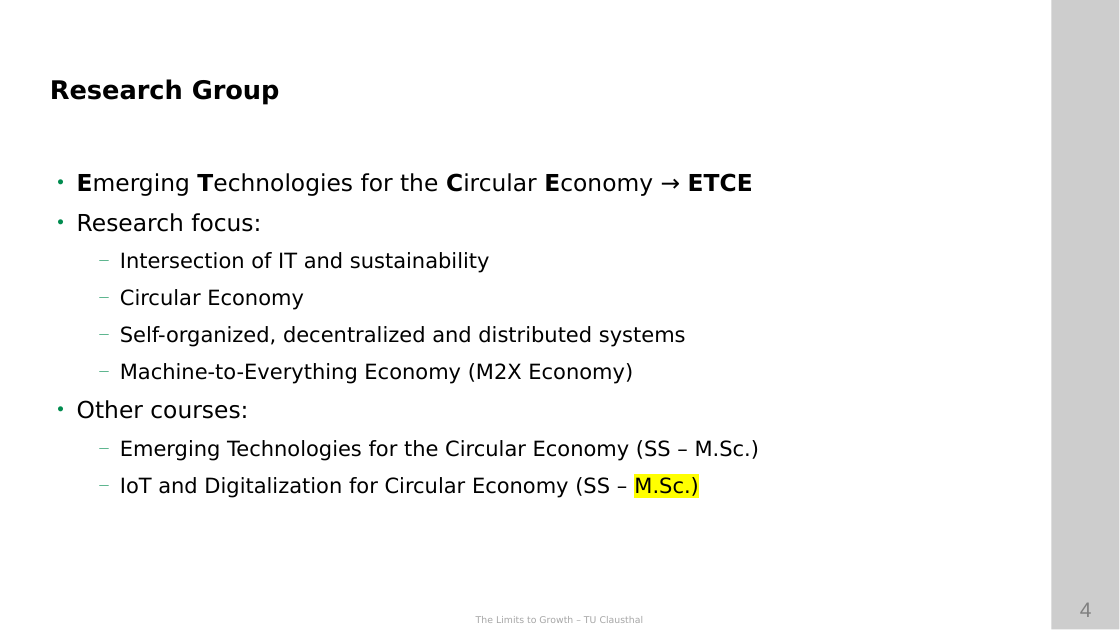
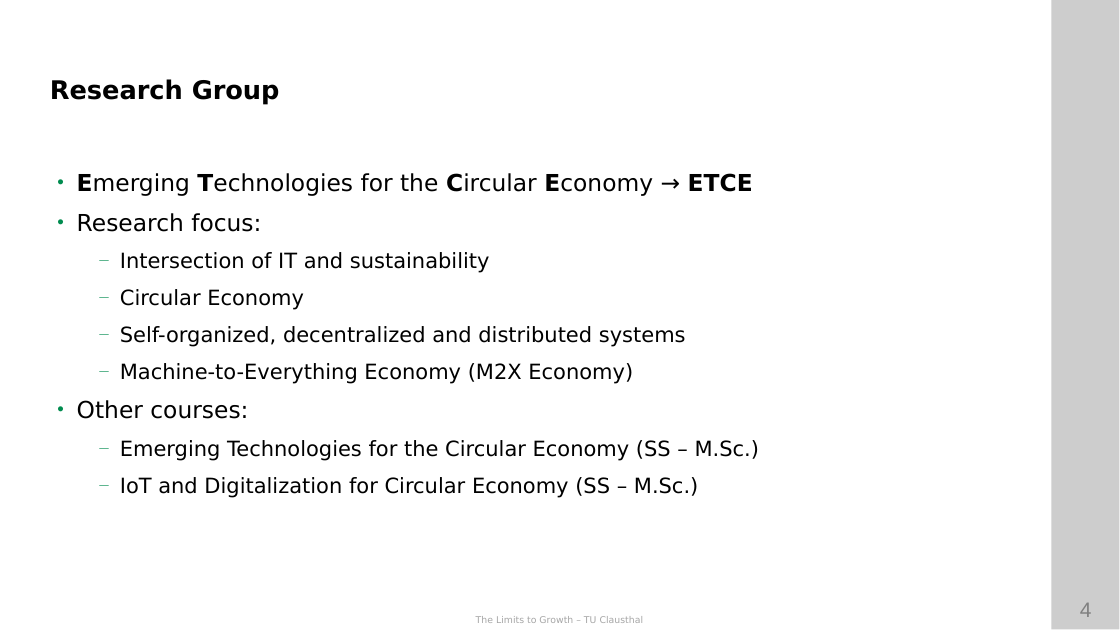
Before and after one commit to ETCE-LAB/teaching-material, a slide deck: slide 4 of The-Limits-to-Growth/LTG-L00-Organization.pptx. Drawn at 1120x630 pixels with LibreOffice and Linux fonts; fonts in the diff are those of the drawing; background and template pictures are left out. Boxes give left, top, right and bottom in pixels: in the first picture for what was removed or moved away, otherwise in the second. Text is boxed around its words. In the diff, an @@ line names an element or a change of style, - is before the commit and + after.

```diff
--- a/The-Limits-to-Growth/LTG-L00-Organization.pptx
+++ b/The-Limits-to-Growth/LTG-L00-Organization.pptx
@@ text at (120,477,698,498): highlight #FFFF00 to none in "M.Sc.)" @@
```
Also in this commit, not shown: 5 other slides changed, 2 slides added, 1 slide removed, 2 other files.
